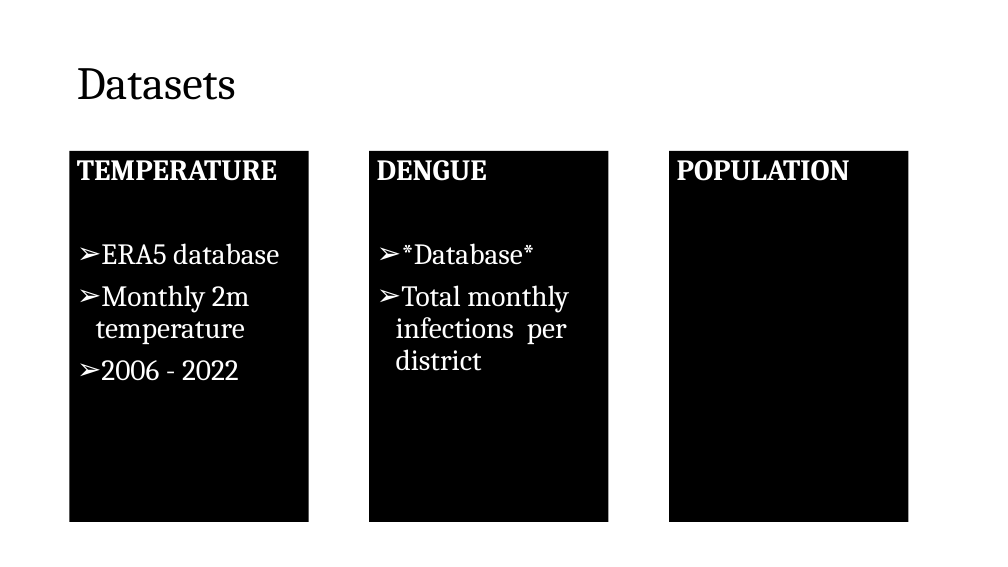
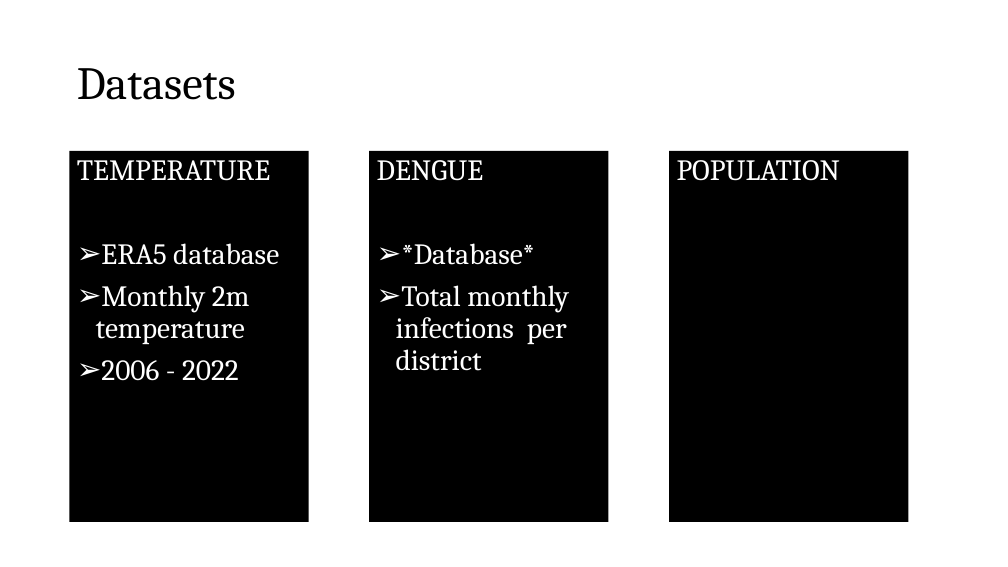
Before and after one commit to datascience-mobi-2023/topic04_team04, a slide deck: slide 3 of Project Proposal Präsi Draft .pptx. Drawn at 1008x567 pixels with LibreOffice and Linux fonts; fonts in the diff are those of the drawing. Boxes give left, top, right and bottom in pixels: in the first picture for what was removed or moved away, otherwise in the second. Text is boxed around its words. In the diff, an @@ line names an element or a change of style, - is before the commit and + after.

```diff
--- a/Project Proposal Präsi Draft .pptx
+++ b/Project Proposal Präsi Draft .pptx
@@ text at <box>77,160,270,181</box>: bold off in "TEMPERATURE" @@
@@ text in rectangle at <box>377,160,483,181</box>: bold off in "DENGUE" @@
@@ rectangle "POPULATION" at <box>669,151,909,523</box>: bold off @@
```
